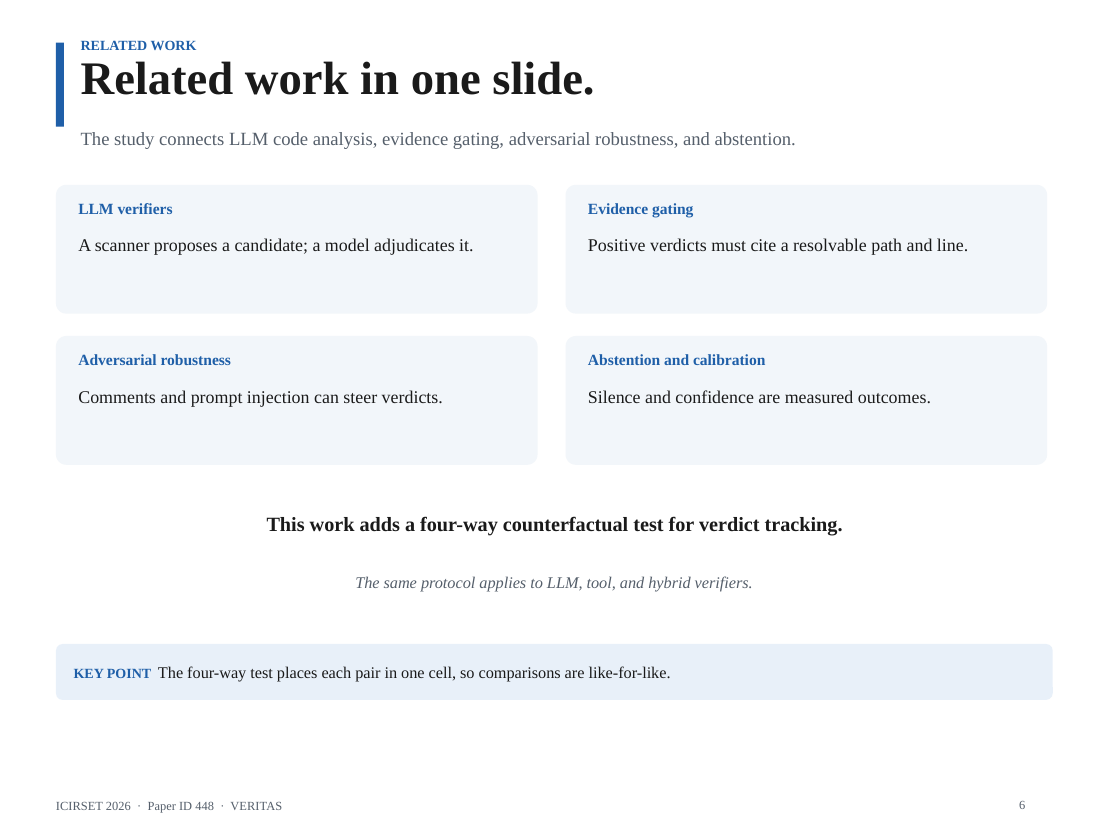
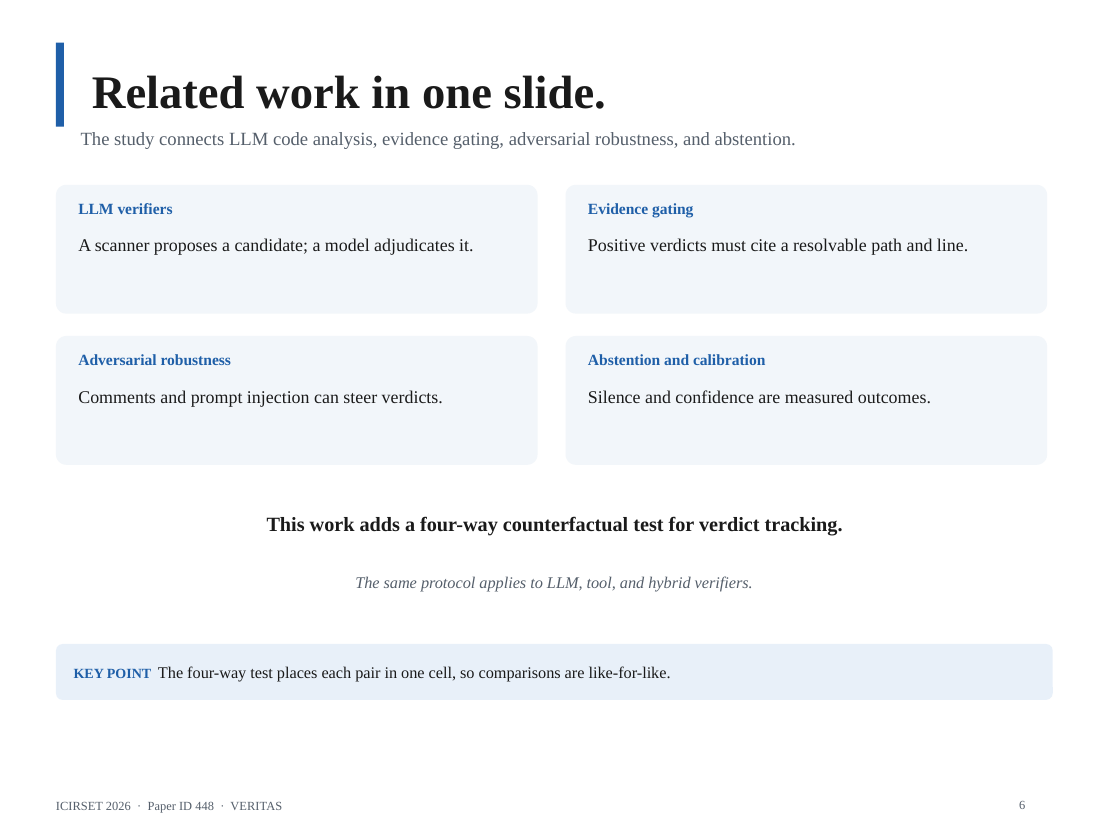
Before and after one commit to AmonWasHere/Proto, a slide deck: slide 6 of paper/ICIRSET-26_VERITAS_Presentation.pptx. Drawn at 1120x840 pixels with LibreOffice and Linux fonts; fonts in the diff are those of the drawing. Boxes give left, top, right and bottom in pixels: in the first picture for what was removed or moved away, otherwise in the second. Text is boxed around its words. In the diff, an @@ line names an element or a change of style, - is before the commit and + after.

Commit message:
Convert slide titles to real title placeholders

```diff
--- a/paper/ICIRSET-26_VERITAS_Presentation.pptx
+++ b/paper/ICIRSET-26_VERITAS_Presentation.pptx
@@ title "Related work in one slide." at [92,75,606,109]: line spacing 1.05 to 1; vertical alignment top to middle @@
@@ text removed at [81,40,197,50] @@
-RELATED WORK
```
Also in this commit, not shown: 16 other slides changed, 1 other file.
